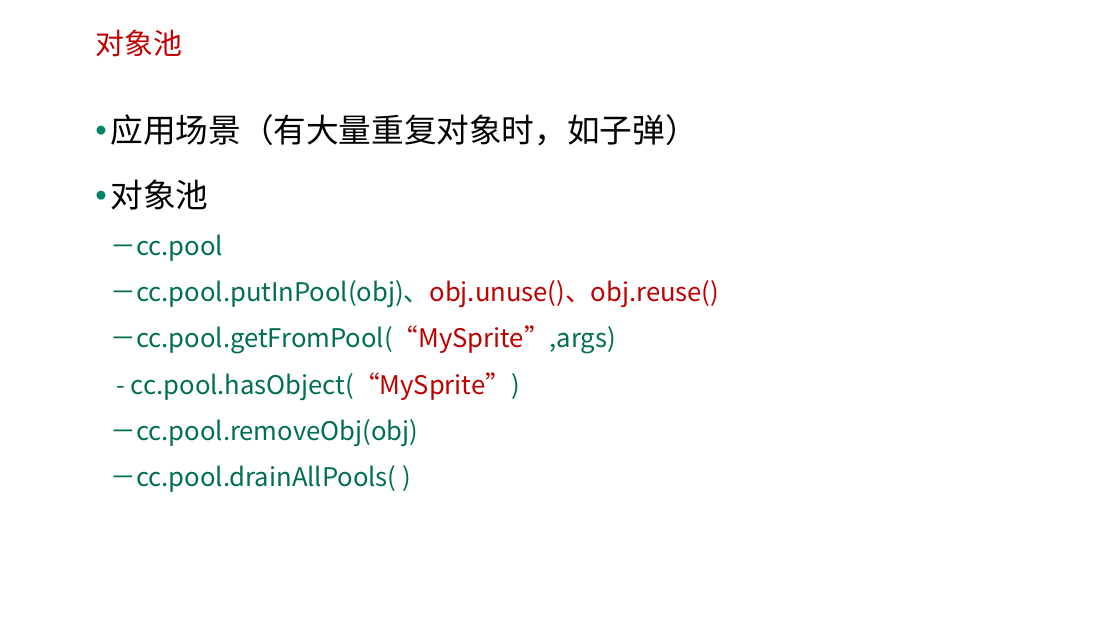
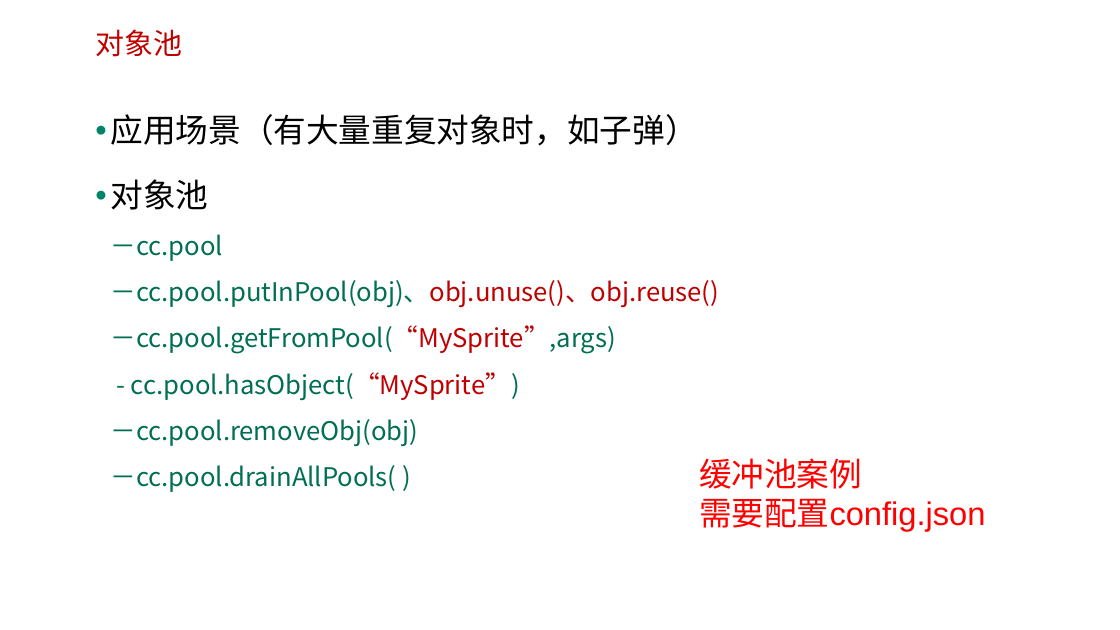
Before and after one commit to edu2act/course-H5-Animation-and-Game-Development, a slide deck: slide 7 of 课程PPT/（15）性能优化与发布.ppt. Drawn at 1120x630 pixels with LibreOffice and Linux fonts; fonts in the diff are those of the drawing; background and template pictures are left out. Boxes give left, top, right and bottom in pixels: in the first picture for what was removed or moved away, otherwise in the second. Text is boxed around its words. In the diff, an @@ line names an element or a change of style, - is before the commit and + after.

```diff
--- a/课程PPT/（15）性能优化与发布.ppt
+++ b/课程PPT/（15）性能优化与发布.ppt
@@ text added at [699, 458, 985, 532], 28 pt, text #FF0000 @@
+缓冲池案例
+需要配置config.json
```
Also in this commit, not shown: 3 other slides changed, 1 other file.
